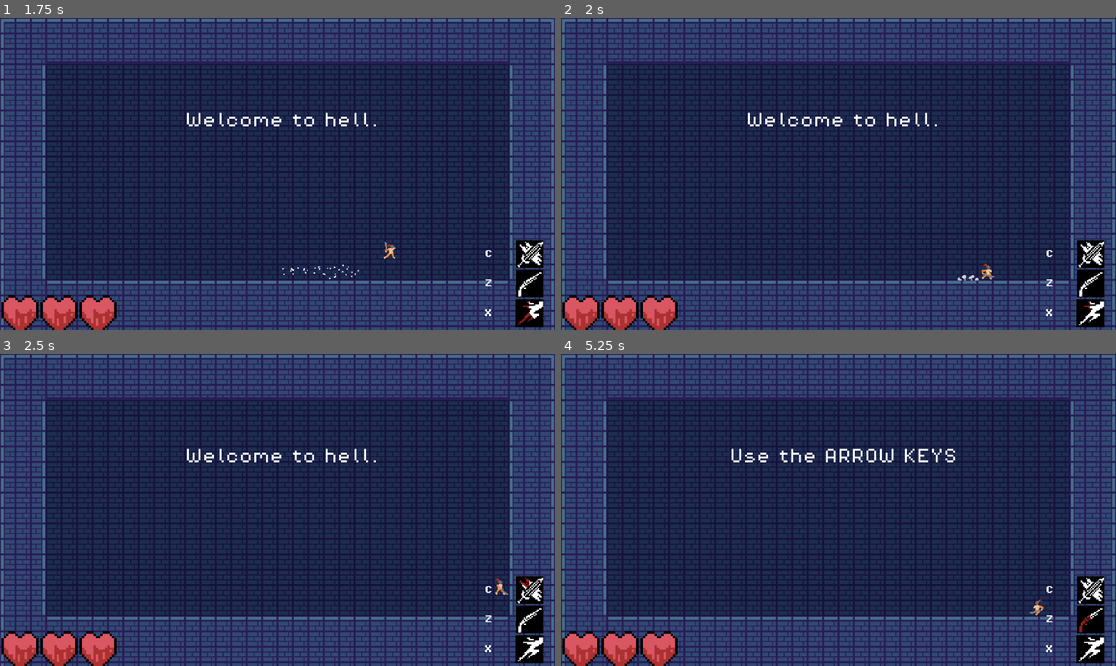
Above: before the commit, frames 1-4 (two rows, left to right).
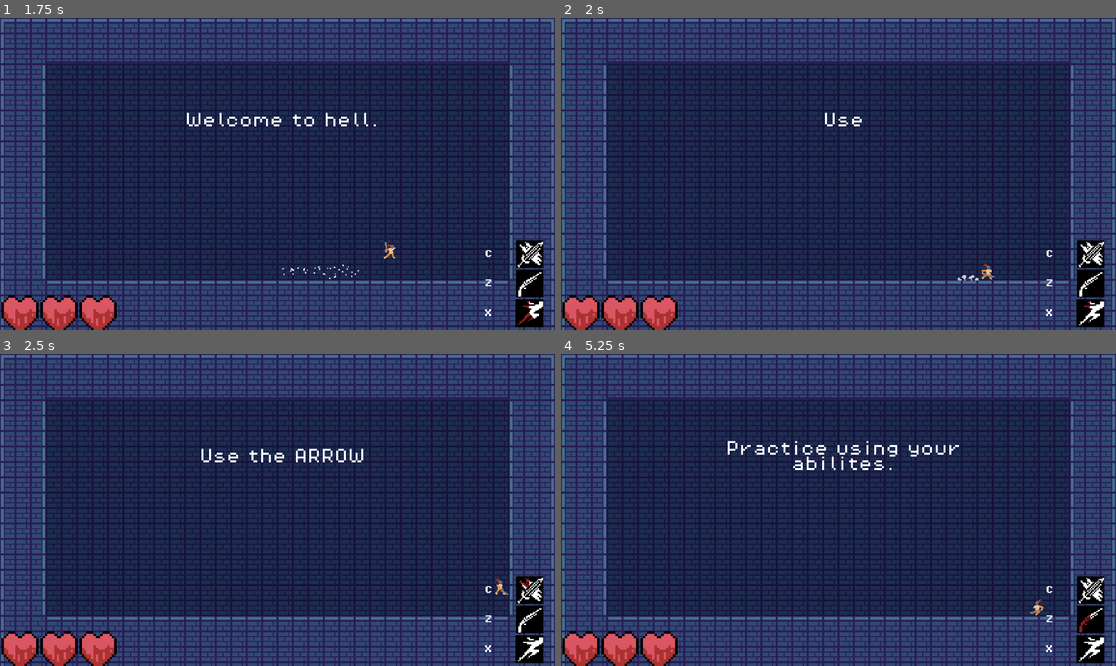
Above: after the commit, the same moments.

Repository: PjotrNik/shefjam
Game: Godot game, scene res://scenes/start_page.tscn
The game is run twice, just before and just after one commit, with the same random seed, the same clock (stepped at 60 frames per second) and the same inputs.
Inputs:
- Up to frame 1 (1.75 s): click "Start" at 0.5 s; hold Right (move_right) from 1.28 s (still down); tap X (dash) at 1.35 s; tap Up (jump) at 1.52 s
- Up to frame 2 (2 s): keep holding Right (move_right)
- Up to frame 3 (2.5 s): keep holding Right (move_right); tap C (melee_attack) at 2.1 s; tap Up (jump) at 2.27 s
- Up to frame 4 (5.25 s): release Right (move_right) at 2.78 s; hold Left (move_left) 2.78-3.53 s; tap Z (ranged_attack) at 2.85, 5.1 s; hold Right (move_right) 3.53-5.03 s; tap X (dash) at 3.6 s; tap Up (jump) at 3.77, 4.52 s; tap C (melee_attack) at 4.35 s; hold Left (move_left) from 5.03 s (still down)

Frame 1 is identical in both runs. In frame 2, 0.4% of the frame differs, in the area x 33-68%, y 30-35%; in frame 3, 0.6%; in frame 4, 1.2%, in the area x 30-72%, y 27-38%.

Commit message:
Tutorial stuff

Diff:
--- a/boss.tscn
+++ b/boss.tscn
@@ -68,7 +68,7 @@
 radius = 38.0
 height = 124.0
 
-[node name="Boss" type="CharacterBody2D"]
+[node name="Boss" type="CharacterBody2D" groups=["Boss"]]
 collision_layer = 2
 collision_mask = 4
 script = ExtResource("1_lnbgr")
--- a/project.godot
+++ b/project.godot
@@ -22,6 +22,7 @@
 [global_group]
 
 Player="The player"
+Boss="The boss"
 
 [input]
 
--- a/scenes/phase_1_map.gd
+++ b/scenes/phase_1_map.gd
@@ -1,6 +1,10 @@
 extends Node2D
 
 var phase2_platforms = preload("res://scenes/phase_2_map.tscn")
+@onready var player: CharacterBody2D = %Player
+
+func _ready() -> void:
+	print("PHASE 1")
 
 func _on_boss_phase_change(phase):
 	print(phase)
--- /dev/null
+++ b/scenes/tutorial.gd
@@ -0,0 +1,14 @@
+extends Node2D
+
+var phase_1 = "res://scenes/phase_1_map.tscn"
+@onready var player: CharacterBody2D = %Player
+
+func _ready() -> void:
+	print("SCENE TUTORIAL")
+
+func _on_boss_phase_change(phase):
+	print(phase)
+	if phase == 1:
+		get_tree().change_scene_to_file(phase_1)
+		#var instance = phase_1.instantiate()
+		#self.add_child(instance)
--- a/scenes/tutorial.tscn
+++ b/scenes/tutorial.tscn
@@ -1,7 +1,8 @@
-[gd_scene load_steps=10 format=4 uid="uid://dwqax1ad83134"]
+[gd_scene load_steps=11 format=4 uid="uid://dwqax1ad83134"]
 
 [ext_resource type="Script" uid="uid://butcr2tm3ggb3" path="res://scripts/tutorial_manager.gd" id="1_6yjpi"]
 [ext_resource type="Texture2D" uid="uid://chp4lbkrfkg0b" path="res://Sprites/Temp_Tilemap.png" id="1_cq4me"]
+[ext_resource type="Script" uid="uid://dw4q4isy0yd5o" path="res://scenes/tutorial.gd" id="1_gbqnl"]
 [ext_resource type="PackedScene" uid="uid://big5kolfa5dqc" path="res://scenes/player.tscn" id="3_gbqnl"]
 [ext_resource type="PackedScene" uid="uid://byjpyoijhh4dt" path="res://scenes/hud.tscn" id="4_ckvwl"]
 [ext_resource type="FontFile" uid="uid://6q2ftdo4l1r0" path="res://assets/fonts/PixelOperator8.ttf" id="7_gbqnl"]
@@ -225,6 +226,7 @@
 sources/0 = SubResource("TileSetAtlasSource_8x8qj")
 
 [node name="Tutorial" type="Node2D"]
+script = ExtResource("1_gbqnl")
 
 [node name="TutorialManager" type="Node" parent="."]
 script = ExtResource("1_6yjpi")
@@ -268,5 +270,5 @@
 wait_time = 0.5
 one_shot = true
 
-[node name="Marker2D" type="Marker2D" parent="."]
-position = Vector2(985, 397)
+[node name="BossSpawn" type="Marker2D" parent="."]
+position = Vector2(953, 133)
--- a/scripts/Boss_Walk.gd
+++ b/scripts/Boss_Walk.gd
@@ -36,7 +36,7 @@
 		var chance = rng.randi_range(0,100)
 		if  $"../..".phase == 0:
 			print("TUTORIAL BOSS")
-			# Do nothing
+			$"../..".velocity.x = 0
 		elif $"../..".phase == 2:
 			var jump_chance = 40
 			if player_y_distance < -300:
--- a/scripts/health_component.gd
+++ b/scripts/health_component.gd
@@ -1,4 +1,6 @@
 extends Node
+
+@onready var boss = null
 
 @export var max_health = 3
 var current_health
@@ -7,7 +9,8 @@
 signal damage_taken
 
 func _ready():
-	current_health = max_health
+	#current_health = max_health
+	pass
 
 func damage(amount):
 	current_health -= amount
--- a/scripts/player.gd
+++ b/scripts/player.gd
@@ -25,6 +25,7 @@
 @onready var death_timer: Timer = $DeathTimer
 @onready var player_hit_box: Area2D = $PlayerHitBox
 @onready var invun_timer: Timer = $InvunTimer
+@onready var health_manager: Node = $HealthManager
 
 var is_dead = false
 var has_landed = true
@@ -35,6 +36,9 @@
 signal melee_cooldown_timer
 signal shotgun_cooldown_timer
 signal dash_cooldown_timer
+
+func _ready() -> void:
+	health_manager.current_health = health_manager.max_health
 
 func _physics_process(delta: float) -> void:
 	# Add the gravity.
--- a/scripts/tutorial_manager.gd
+++ b/scripts/tutorial_manager.gd
@@ -3,7 +3,7 @@
 @onready var player: CharacterBody2D = %Player
 @onready var tutor_label: RichTextLabel = %TutorLabel
 @onready var text_delay: Timer = %TextDelay
-@onready var marker_2d: Marker2D = $"../Marker2D"
+@onready var boss_spawn: Marker2D = $"../BossSpawn"
 
 var boss = preload("res://boss.tscn")
 var boss_hp = preload("res://scripts/boss_hp_bar.tscn")
@@ -13,7 +13,8 @@
 	"Use the ARROW KEYS to move.",
 	"Practice using your abilites.",
 	"Try out some target practice.",
-	"Don't get too close!"
+	"Don't get too close!",
+	"God save the queen."
 ]
 
 # Called when the node enters the scene tree for the first time.
@@ -24,15 +25,17 @@
 	await display_text(tutorials[3])
 	var boss_instance = boss.instantiate()
 	var boss_hp_instance = boss_hp.instantiate()
-	boss_instance.global_position = marker_2d.global_position
+	boss_instance.global_position = boss_spawn.global_position
 	boss_hp_instance.set("size", Vector2(1152, 648))
 	boss_hp_instance.global_position = Vector2(0,0)
 
 	get_parent().add_child(boss_instance)
 	get_parent().add_child(boss_hp_instance)
 
-	display_text(tutorials[4])
-	await get_tree().create_timer(2).timeout
+	await display_text(tutorials[4])
+	await display_text(tutorials[5])
+
+	await get_tree().create_timer(5).timeout
 	tutor_label.text = ""
 
 # Called every frame. 'delta' is the elapsed time since the previous frame.
@@ -47,5 +50,5 @@
 	tween.tween_property(tutor_label, "visible_characters",
 		tutor_label.get_total_character_count(), character_speed)
 	await tween.finished
-	await get_tree().create_timer(3).timeout
+	await get_tree().create_timer(0.5).timeout
 	print("FINISHED")
Not shown, added: scenes/tutorial.gd.uid
Not shown, added: scenes/player.tscn9659013207.tmp
